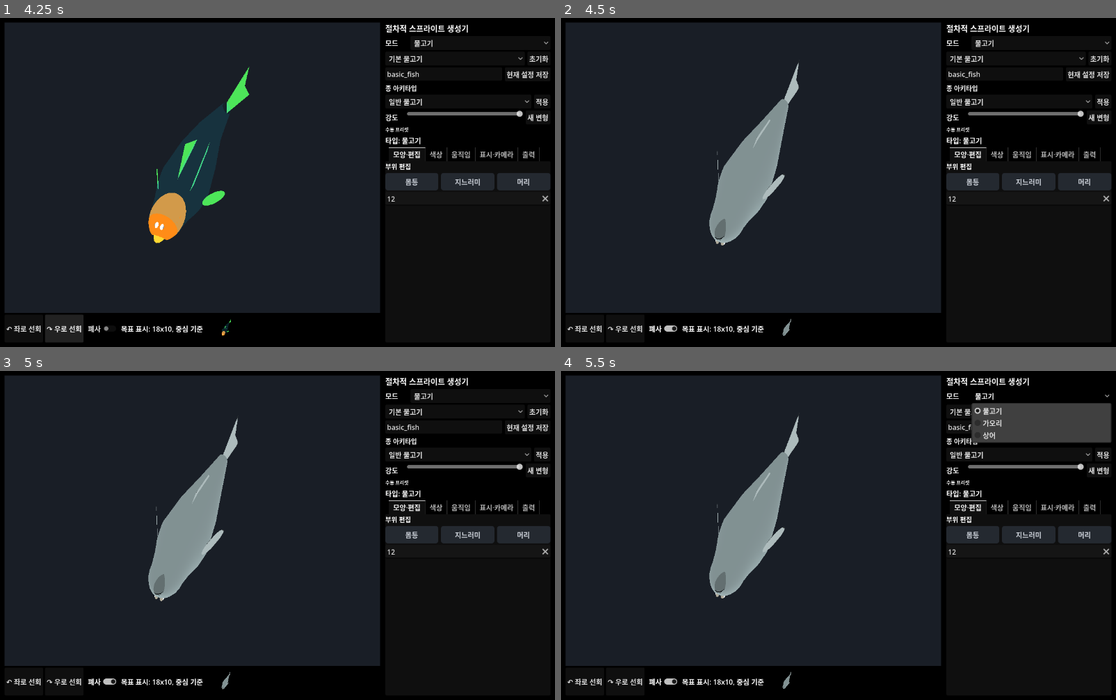
Above: before the commit, frames 1-4 (two rows, left to right).
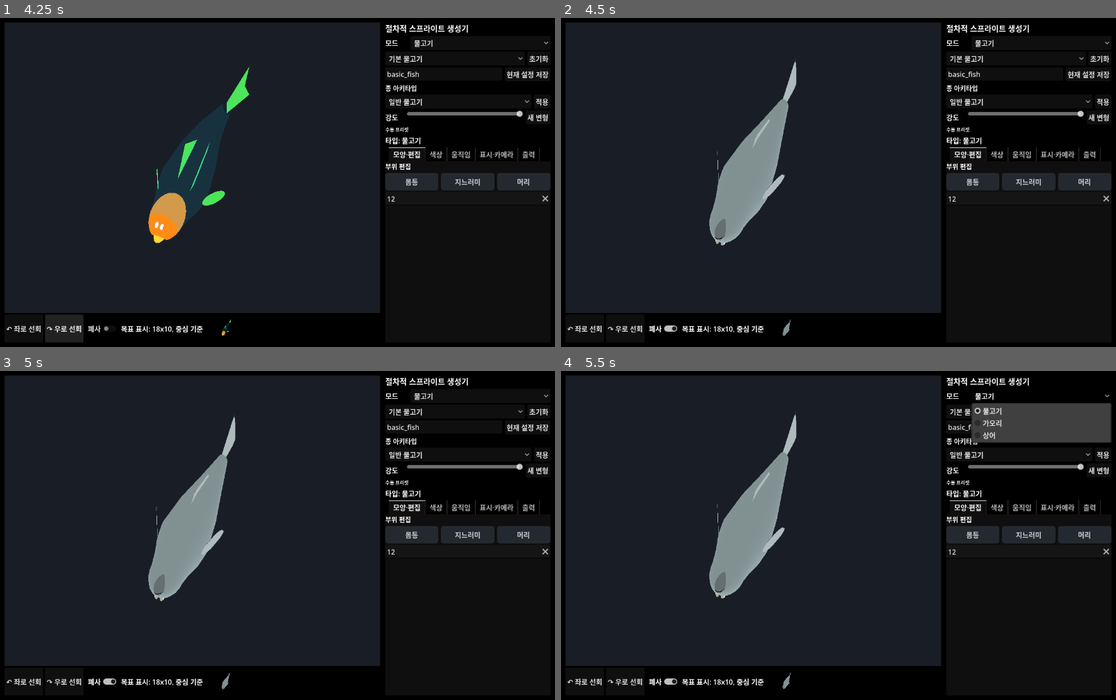
Above: after the commit, the same moments.

Repository: currywhaleshark/aquarium_sprite_mock-up_generator
Game: Godot game, scene res://scenes/Main.tscn
Two runs of this game, one before a commit and one after it. Both use one fixed random seed, a clock stepped at 60 frames per second and the inputs below.
Inputs (mouse positions are in pixels of both pictures, inside the frame that each line leads up to):
- Up to frame 1 (4.25 s): click (466, 198) at 0.52 s; type "12" at 0.6 s; tap Enter at 1.25 s; move the mouse to (399, 166) at 1.27 s; hold D 1.28-2 s; tap R at 1.35 s; click (399, 166) at 1.42 s; tap Space at 1.52, 1.82 s; drag from (166, 198) to (249, 248) at 2.02 s; click "↶ 좌로 선회" at 2.75 s; click "↷ 우로 선회" at 3.5 s
- Up to frame 2 (4.5 s): click "폐사" at 4.25 s
- Up to frame 3 (5 s): no input
- Up to frame 4 (5.5 s): click "물고기" at 5 s

Frame 1 is identical in both runs. In frame 2, 0.1% of the frame differs, in the area x 34-43%, y 13-93%; in frame 3, 0.1%; in frame 4, 0.1%.

Commit message:
Bow death pose fins laterally

Diff:
--- /dev/null
+++ b/scenes/DeathFinLateralBowTest.tscn
@@ -0,0 +1,6 @@
+[gd_scene format=3 uid="uid://ckmq262mwpwli"]
+
+[ext_resource type="Script" path="res://scripts/tools/DeathFinLateralBowTest.gd" id="1_bow"]
+
+[node name="DeathFinLateralBowTest" type="Node"]
+script = ExtResource("1_bow")
--- a/scripts/creature/FishRig.gd
+++ b/scripts/creature/FishRig.gd
@@ -1350,7 +1350,7 @@
 	fin_node.mesh = PF.build_polygon_fin_mesh(res.deformed, res.reference)
 
 func _settle_death_pose_fins() -> void:
-	_settle_soft_fin_mesh(tail_fin, tail_fin_base_points, _effective_caudal_softness(), maxf(param_float("tail_fin_size", 0.46), 0.001))
+	_settle_soft_fin_mesh(tail_fin, tail_fin_base_points, _effective_caudal_softness(), maxf(param_float("tail_fin_size", 0.46), 0.001), _death_fin_lateral_bow())
 	_settle_soft_fin_mesh(pectoral_l as MeshInstance3D, pectoral_base_points, _effective_fin_softness("pectoral"), _fin_x_span(pectoral_base_points))
 	_settle_soft_fin_mesh(pectoral_r as MeshInstance3D, pectoral_base_points, _effective_fin_softness("pectoral"), _fin_x_span(pectoral_base_points))
 	_settle_soft_fin_mesh(pelvic_l, pelvic_base_points, _effective_fin_softness("pelvic"), _fin_x_span(pelvic_base_points))
@@ -1360,24 +1360,37 @@
 		_settle_soft_median_fin(dorsal_2_fin, "dorsal", String(parameters.get("dorsal_2_shape", "single")), param_float("dorsal_2_length", 0.34), param_float("dorsal_2_height", 0.18), param_float("dorsal_2_attach_t", 0.68), 0.028)
 	_settle_soft_median_fin(anal_fin, "ventral", String(parameters.get("anal_shape", "long")), param_float("anal_length", 0.36), param_float("anal_height", param_float("anal_fin_size", 0.2)), param_float("anal_attach_t", 0.64), 0.03)
 
-func _settle_soft_fin_mesh(fin_node: MeshInstance3D, base_points: PackedVector3Array, softness: float, size_ref: float) -> void:
-	if fin_node == null or base_points.is_empty() or softness <= 0.001:
+func _settle_soft_fin_mesh(fin_node: MeshInstance3D, base_points: PackedVector3Array, softness: float, size_ref: float, lateral_bow: float = 0.0) -> void:
+	if fin_node == null or base_points.is_empty():
+		return
+	# A bow keeps an edge-on fin visible even when it is perfectly stiff, so it must
+	# still rebuild the mesh when there is no droop to apply.
+	if softness <= 0.001 and lateral_bow <= 0.0:
 		return
 	var down_local := fin_node.global_transform.basis.inverse() * Vector3.DOWN
 	var settled_softness := minf(softness * DEATH_FIN_DROOP_MULTIPLIER, DEATH_FIN_DROOP_MULTIPLIER)
 	var res := _membrane_deformed_points(base_points, settled_softness, 0.0, 0.0, 0.0, maxf(size_ref, 0.001), down_local)
-	fin_node.mesh = PF.build_polygon_fin_mesh(res.deformed, res.reference)
+	var deformed: PackedVector3Array = res.deformed
+	if lateral_bow > 0.0:
+		deformed = _bowed_median_fin_points(deformed, lateral_bow)
+	fin_node.mesh = PF.build_polygon_fin_mesh(deformed, res.reference)
 
 func _settle_soft_median_fin(fin_node: MeshInstance3D, side: String, shape: String, length: float, height: float, attach_t: float, margin: float) -> void:
 	if fin_node == null:
 		return
 	var softness := _effective_fin_softness(_fin_name_to_slot(fin_node.name))
-	if softness <= 0.001:
+	var bow := _death_fin_lateral_bow()
+	# Even a perfectly stiff fin gets the lateral bow so it stays visible edge-on; only
+	# skip entirely when there is neither droop nor bow to apply.
+	if softness <= 0.001 and bow <= 0.0:
 		return
 	var follow := clampf(param_float("fin_curve_follow", 1.0), 0.0, 1.0)
 	var points := _curved_fin_points(side, attach_t, margin, _get_fin_points(fin_node.name, shape, length, height), follow)
-	var down_local := fin_node.global_transform.basis.inverse() * Vector3.DOWN
-	fin_node.mesh = PF.build_polygon_fin_mesh(_drooped_median_fin_points(points, minf(softness * DEATH_FIN_DROOP_MULTIPLIER, DEATH_FIN_DROOP_MULTIPLIER), down_local))
+	if softness > 0.001:
+		var down_local := fin_node.global_transform.basis.inverse() * Vector3.DOWN
+		points = _drooped_median_fin_points(points, minf(softness * DEATH_FIN_DROOP_MULTIPLIER, DEATH_FIN_DROOP_MULTIPLIER), down_local)
+	points = _bowed_median_fin_points(points, bow)
+	fin_node.mesh = PF.build_polygon_fin_mesh(points)
 
 func _drooped_median_fin_points(points: PackedVector3Array, softness: float, down_local: Vector3) -> PackedVector3Array:
 	var max_height := 0.001
@@ -1390,6 +1403,25 @@
 		drooped.append(point + Vector3(0.0, down_local.y, down_local.z) * sag)
 	return drooped
 
+func _death_fin_lateral_bow() -> float:
+	return clampf(param_float("death_fin_lateral_bow", DEATH_MEDIAN_FIN_LATERAL_BOW), 0.0, 1.0)
+
+# Bows the free margin of a flat median/caudal fin out of plane along local +z, growing
+# with the point's normalized height so the attached edge (y~0) stays put. Gives an
+# edge-on fin a visible silhouette from the N/S export views without skewing it.
+func _bowed_median_fin_points(points: PackedVector3Array, bow: float) -> PackedVector3Array:
+	if bow <= 0.0 or points.is_empty():
+		return points
+	var max_height := 0.001
+	for point in points:
+		max_height = maxf(max_height, absf(point.y))
+	var bowed := PackedVector3Array()
+	for point in points:
+		var edge_norm := clampf(absf(point.y) / max_height, 0.0, 1.0)
+		var z_off := bow * max_height * pow(edge_norm, 1.2)
+		bowed.append(point + Vector3(0.0, 0.0, z_off))
+	return bowed
+
 func _fin_x_span(points: PackedVector3Array) -> float:
 	if points.is_empty():
 		return 0.0
@@ -1408,6 +1440,14 @@
 # soft fin also hangs/droops a little, more as softness rises.
 const FIN_SOFT_DROOP := 0.65
 const DEATH_FIN_DROOP_MULTIPLIER := 2.0
+
+# Median fins (dorsal, anal, caudal) are flat sheets in the sagittal plane, thin along
+# local z. In the settled death pose -- body rolled belly-up and static, with no swim
+# wave to swing them out of plane -- they sit perfectly edge-on to the head-on N/S
+# export views and vanish. A slight lateral bow of the free margin (toward local z)
+# gives them a visible silhouette from every direction while reading as a gentle curl
+# from the side. Fraction of the fin's height; tunable via death_fin_lateral_bow.
+const DEATH_MEDIAN_FIN_LATERAL_BOW := 0.15
 
 # Net strength of the swimming motion the fins should flow with. Near 0 when the fish
 # is holding still (so fins settle), rising as it sways/swims harder. A small floor
--- /dev/null
+++ b/scripts/tools/DeathFinLateralBowTest.gd
@@ -0,0 +1,87 @@
+extends Node
+
+# Median + caudal fins are flat sheets thin along local z, so in the head-on N/S export
+# views of the settled death pose they sit edge-on and vanish. The death pose now bows
+# their free margin slightly out of plane (local z) so they keep a silhouette from every
+# direction. This guards that bow -- especially for *stiff* fins, which used to early-out
+# of the death settle and stay perfectly planar.
+
+const FishRigScript := preload("res://scripts/creature/FishRig.gd")
+
+func _ready() -> void:
+	var flat := await _max_abs_fin_z(0.0)
+	var bowed := await _max_abs_fin_z(0.15)
+	for fin_name in ["TailFin", "DorsalFin1", "AnalFin"]:
+		var flat_z := float(flat.get(fin_name, INF))
+		var bowed_z := float(bowed.get(fin_name, 0.0))
+		if not _require(flat_z < 0.01, "%s should be ~planar in death pose without bow (z=%f)" % [fin_name, flat_z]):
+			return
+		if not _require(bowed_z > flat_z + 0.01, "%s should bow out of plane in death pose (flat=%f bowed=%f)" % [fin_name, flat_z, bowed_z]):
+			return
+	print("DEATH_FIN_LATERAL_BOW_TEST_OK")
+	get_tree().quit(0)
+
+func _max_abs_fin_z(bow: float) -> Dictionary:
+	var fish: FishRig = FishRigScript.new()
+	add_child(fish)
+	fish.auto_animate = false
+	var parameters := _base_parameters()
+	parameters["death_fin_lateral_bow"] = bow
+	fish.set_parameters(parameters)
+	await get_tree().process_frame
+	fish.apply_pose(0.25)
+	var result := {}
+	for fin_name in ["TailFin", "DorsalFin1", "AnalFin"]:
+		result[fin_name] = _max_abs_mesh_z(fish.find_child(fin_name, true, false) as MeshInstance3D)
+	fish.queue_free()
+	await get_tree().process_frame
+	return result
+
+func _max_abs_mesh_z(node: MeshInstance3D) -> float:
+	if node == null or node.mesh == null:
+		return INF
+	var max_z := 0.0
+	for surface_index in node.mesh.get_surface_count():
+		var arrays := node.mesh.surface_get_arrays(surface_index)
+		var vertices: PackedVector3Array = arrays[Mesh.ARRAY_VERTEX]
+		for vertex in vertices:
+			max_z = maxf(max_z, absf(vertex.z))
+	return max_z
+
+# Rigid fins (softness 0, rigidity 1): the death settle has no droop to apply, so the
+# only out-of-plane z can come from the lateral bow -- the case that used to render the
+# fins invisible from N/S.
+func _base_parameters() -> Dictionary:
+	return {
+		"death_pose_enabled": true,
+		"shell_enabled": 1.0,
+		"base_color": "#46c6cf",
+		"secondary_color": "#d6fbff",
+		"fin_color": "#7edfe5",
+		"fin_softness": 0.0,
+		"fin_rigidity": 1.0,
+		"caudal_softness": 0.0,
+		"caudal_rigidity": 1.0,
+		"body_profile": {
+			"rings": [
+				{"id": "snout", "label": "Snout", "x": 0.0, "y_offset": 0.02, "upper_height": 0.22, "lower_height": 0.18, "width": 0.18, "roundness": 0.65, "sway_weight": 0.0},
+				{"id": "head", "label": "Head", "x": 0.16, "y_offset": 0.02, "upper_height": 0.30, "lower_height": 0.28, "width": 0.34, "roundness": 0.82, "sway_weight": 0.05},
+				{"id": "front_body", "label": "Front Body", "x": 0.36, "y_offset": 0.0, "upper_height": 0.70, "lower_height": 0.46, "width": 0.42, "roundness": 0.9, "sway_weight": 0.15},
+				{"id": "mid_body", "label": "Mid Body", "x": 0.58, "y_offset": 0.0, "upper_height": 0.34, "lower_height": 0.36, "width": 0.36, "roundness": 0.86, "sway_weight": 0.35},
+				{"id": "rear_body", "label": "Rear Body", "x": 0.78, "y_offset": 0.0, "upper_height": 0.22, "lower_height": 0.24, "width": 0.22, "roundness": 0.78, "sway_weight": 0.65},
+				{"id": "tail_stem", "label": "Tail Stem", "x": 1.0, "y_offset": 0.0, "upper_height": 0.12, "lower_height": 0.12, "width": 0.07, "roundness": 0.7, "sway_weight": 1.0}
+			]
+		},
+		"caudal_shape": "halfmoon",
+		"tail_fin_size": 0.72,
+		"caudal_height_scale": 1.25,
+		"global_sway_amount": 0.0,
+		"tail_sway_multiplier": 0.0
+	}
+
+func _require(condition: bool, message: String) -> bool:
+	if condition:
+		return true
+	push_error(message)
+	get_tree().quit(1)
+	return false
Not shown, added: scripts/tools/DeathFinLateralBowTest.gd.uid
